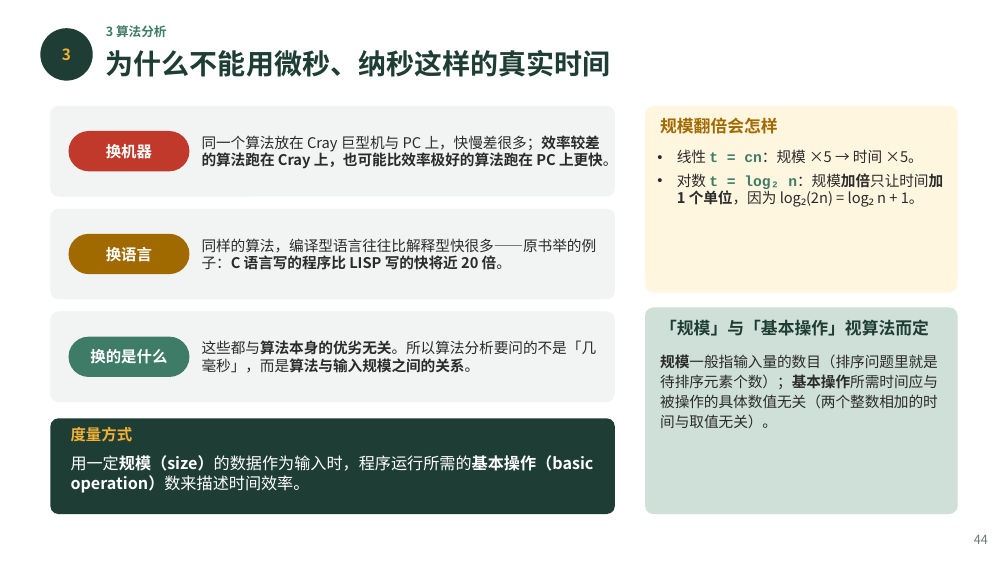
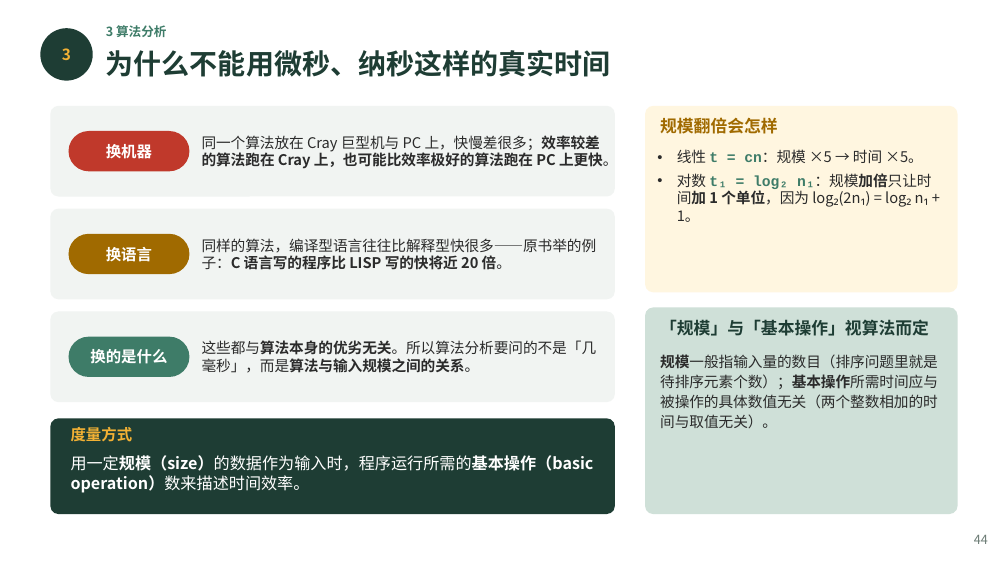
Before and after one commit to GMyhf/2026fall-cs201cq, a slide deck: slide 44 of courseware/202609_DSA_01_ADT_Floyd_Complexity.pptx. Drawn at 1008x567 pixels with LibreOffice and Linux fonts; fonts in the diff are those of the drawing. Boxes give left, top, right and bottom in pixels: in the first picture for what was removed or moved away, otherwise in the second. Text is boxed around its words. In the diff, an @@ line names an element or a change of style, - is before the commit and + after.

```diff
--- a/courseware/202609_DSA_01_ADT_Floyd_Complexity.pptx
+++ b/courseware/202609_DSA_01_ADT_Floyd_Complexity.pptx
@@ text at <box>677,173,932,222</box>: text changed @@
-• 对数 t = log₂ n：规模加倍只让时间加 1 个单位，因为 log₂(2n) = log₂ n + 1。
+• 对数 t₁ = log₂ n₁：规模加倍只让时间加 1 个单位，因为 log₂(2n₁) = log₂ n₁ + 1。
```
Also in this commit, not shown: 15 other slides changed.
